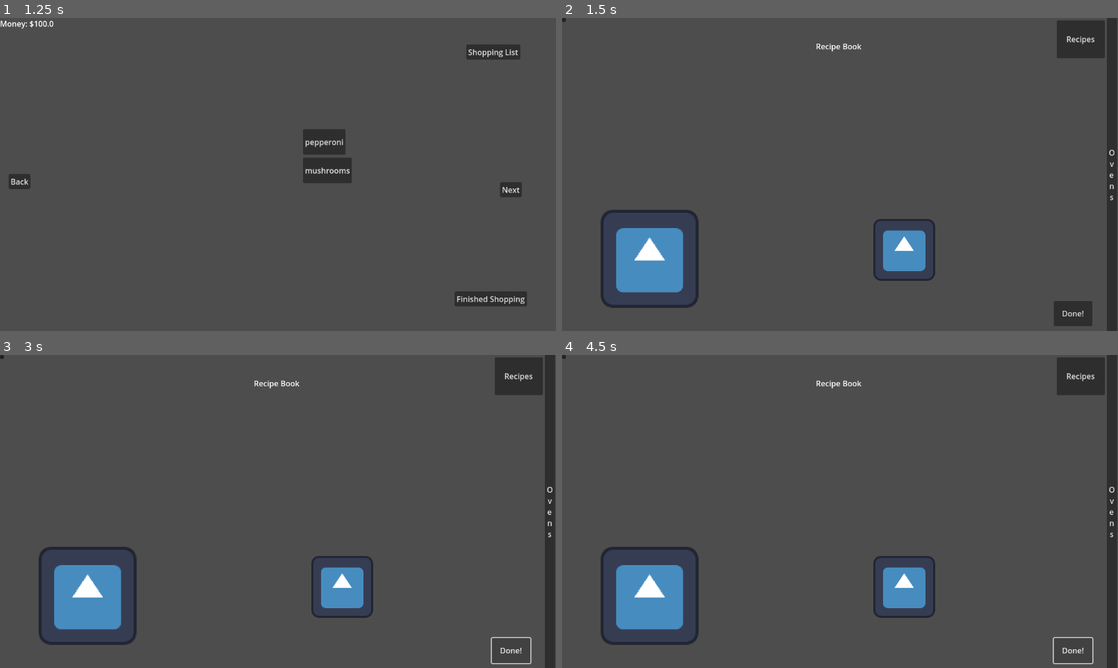
Above: before the commit, frames 1-4 (two rows, left to right).
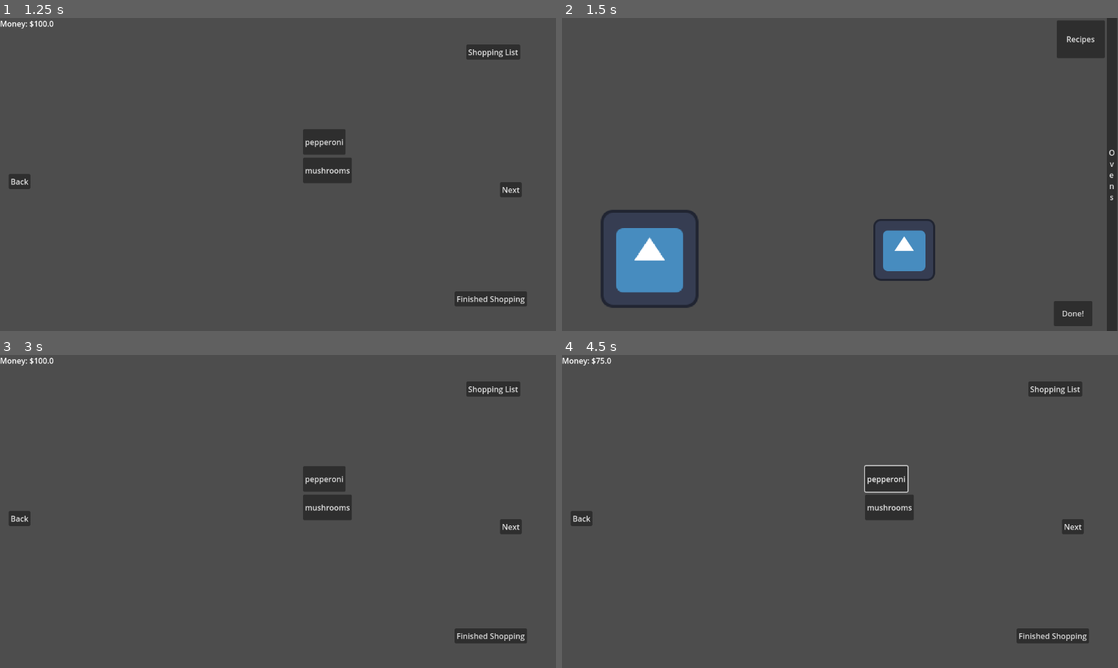
Above: after the commit, the same moments.

Repository: Leone2004/LandLockedLigersGame
Game: Godot game, scene res://Scenes/mainmenu.tscn
The game is run twice, just before and just after one commit, with the same random seed, the same clock (stepped at 60 frames per second) and the same inputs. The engine's default icon, where the game draws it, is replaced by a stand-in: a white triangle on a blue panel in a dark square.
Inputs (mouse positions are in pixels of both pictures, inside the frame that each line leads up to):
- Up to frame 1 (1.25 s): click "Start" at 0.5 s
- Up to frame 2 (1.5 s): click "Finished Shopping" at 1.25 s
- Up to frame 3 (3 s): click (0, 358) at 2.02 s; click "Done!" at 2.75 s
- Up to frame 4 (4.5 s): click (884, 480) at 3.5 s, where only the run after the commit has a clickable "pepperoni"; click (1073, 649) at 4.25 s, where only the run before the commit has a clickable "Done!"

Frame 1 is identical in both runs. In frame 2, less than 0.1% of the frame differs, in the area x 0-54%, y 0-11%; in frame 3, 9.6%; in frame 4, 9.7%, in the area x 0-100%, y 0-100%.
Error before the commit: Parse Error: Function "_ready" has the same name as a previously declared function. (res://Scripts/CookingScene.gd:19)

Commit message:
fixed broken things from merge

Diff:
--- a/cookingupsuccessgame/Scenes/cooking.tscn
+++ b/cookingupsuccessgame/Scenes/cooking.tscn
@@ -102,32 +102,7 @@
 
 [node name="Camera2D" type="Camera2D" parent="."]
 
-[connection signal="pressed" from="CanvasLayer/Button" to="." method="_on_button_pressed"]
-[connection signal="pressed" from="CanvasLayer/Button2" to="." method="_on_recipe_pressed"]
-[connection signal="pressed" from="CanvasLayer/RecipeBook/Previous" to="." method="_on_previous_pressed"]
-[connection signal="pressed" from="CanvasLayer/RecipeBook/Next" to="." method="_on_next_pressed"]
-
-[node name="Label" type="Label" parent="CanvasLayer/RecipeBook"]
-offset_right = 40.0
-offset_bottom = 23.0
-metadata/_edit_use_anchors_ = true
-
-[node name="Previous" type="Button" parent="CanvasLayer/RecipeBook"]
-offset_right = 8.0
-offset_bottom = 8.0
-metadata/_edit_use_anchors_ = true
-
-[node name="Next" type="Button" parent="CanvasLayer/RecipeBook"]
-offset_right = 8.0
-offset_bottom = 8.0
-metadata/_edit_use_anchors_ = true
-
-[node name="Recipe" type="RichTextLabel" parent="CanvasLayer/RecipeBook"]
-offset_right = 40.0
-offset_bottom = 40.0
-metadata/_edit_use_anchors_ = true
-
-[node name="Camera2D" type="Camera2D" parent="."]
+[node name="Camera2D2" type="Camera2D" parent="."]
 
 [node name="Area2D" parent="." instance=ExtResource("3_kqqjs")]
 position = Vector2(133, 156)
@@ -140,4 +115,7 @@
 position = Vector2(1334, 134)
 
 [connection signal="pressed" from="CanvasLayer/Oven_Cooking_Button" to="." method="_on_button_pressed"]
+[connection signal="pressed" from="CanvasLayer/RecipeButton" to="." method="_on_recipe_pressed"]
 [connection signal="pressed" from="CanvasLayer/Button2" to="." method="_on_nextday_pressed"]
+[connection signal="pressed" from="CanvasLayer/RecipeBook/Previous" to="." method="_on_previous_pressed"]
+[connection signal="pressed" from="CanvasLayer/RecipeBook/Next" to="." method="_on_next_pressed"]
--- a/cookingupsuccessgame/Scripts/CookingScene.gd
+++ b/cookingupsuccessgame/Scripts/CookingScene.gd
@@ -3,18 +3,10 @@
 var recipe_book_visible : bool
 var recipes = Array() # recipes[i][0] is name. recipes[i][1] is ingredients subarray
 var current_recipe : int
-@onready var recipe = $CanvasLayer/RecipeBook/Recipe
+@onready var recipe = $"CanvasLayer/RecipeBook/Current Recipe"
 @onready var recipe_book_layer = $CanvasLayer/RecipeBook
 @onready var camera : Camera2D = $Camera2D
 @onready var OvenCookingButton : Button = $CanvasLayer/Oven_Cooking_Button
-
-func _ready() -> void:
-	current_recipe = 0
-	recipe_book_visible = false
-	recipe_book_layer.visible = recipe_book_visible
-	recipe.text = "[center][b]THE RECIPE BOOK[/b][/center]"
-	recipes.append(["pepperoni", ["pepperoni", "cheese", "sauce", "dough"]])
-	recipes.append(["cheese", ["cheese", "sauce", "dough"]])
 
 func _ready() -> void:
 	current_recipe = 0
